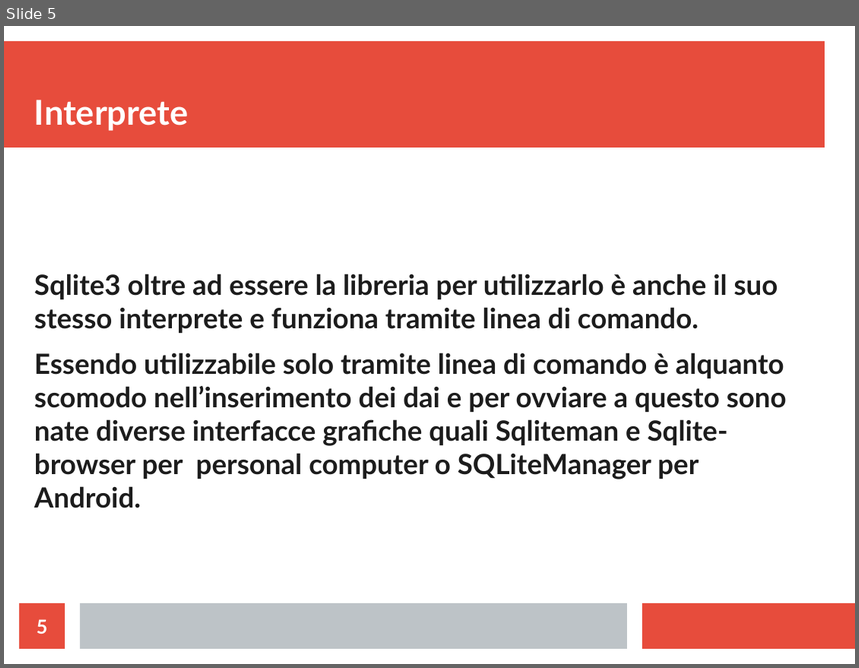
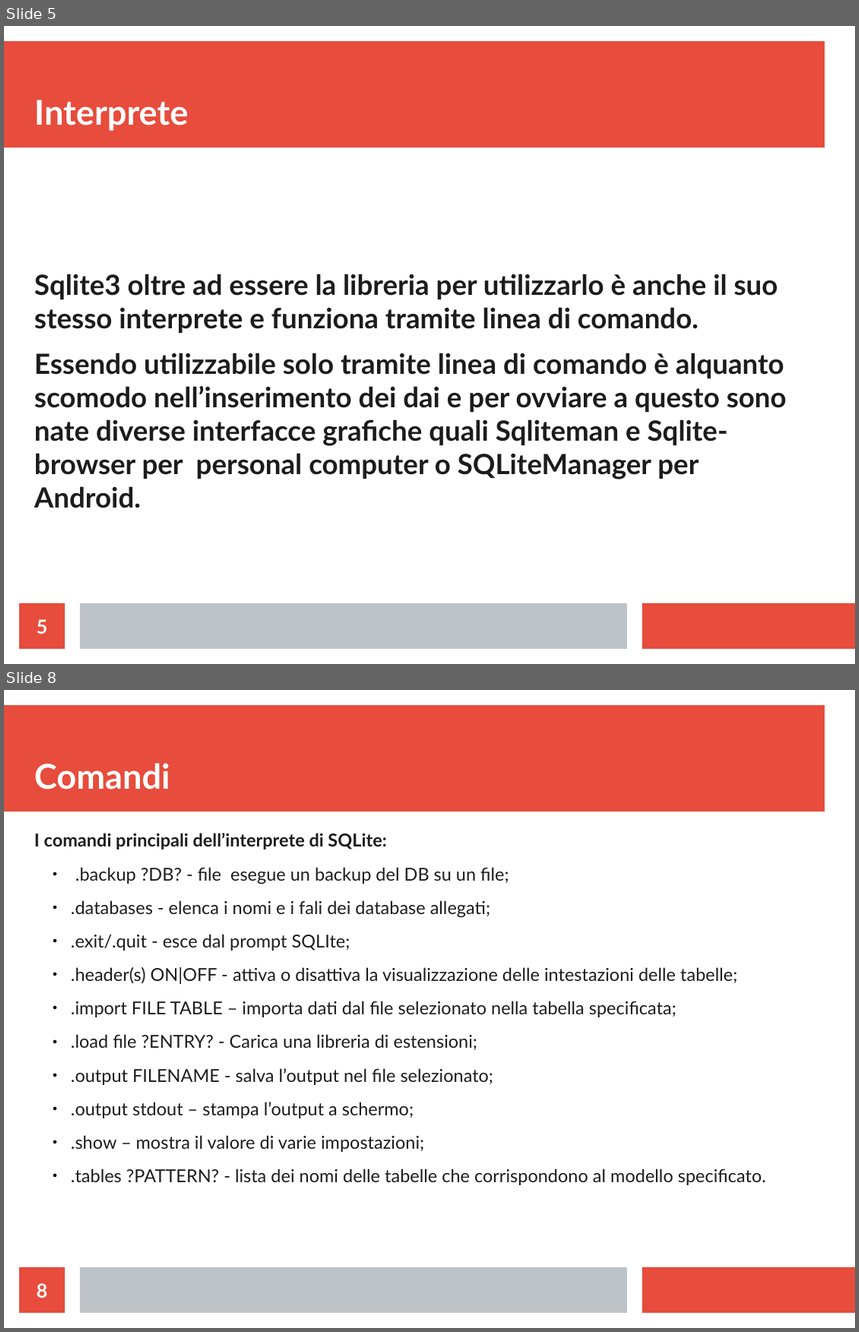
Before and after one commit to MicheleLadisa/cose, a slide deck: lavoriVari/SqlitePresentazione.odp. Shown one above the other, each under a label of ours: slide 5 before the commit, slides 5 and 8 after it; the slides between them are not shown. The pictures are 859x668 and 859x1332 pixels, drawn with LibreOffice and Linux fonts; fonts in the diff are those of the drawing. Boxes give left, top, right and bottom in pixels: in the first picture for what was removed or moved away, otherwise in the second. Text is boxed around its words. In the diff, an @@ line names an element or a change of style, - is before the commit and + after.

Commit message:
sqlite presentazione

```diff
--- a/lavoriVari/SqlitePresentazione.odp
+++ b/lavoriVari/SqlitePresentazione.odp
@@ slide 8 added at bbox=[4, 690, 855, 1328], background #FFFFFF; not listed: 3 template elements that a slide beside it also shows @@
@@ title added at bbox=[34, 763, 170, 790], 32 pt, text #FFFFFF, bold @@
+Comandi
@@ text added at bbox=[34, 833, 766, 1186], 16.6 pt, text #1C1C1C @@
+I comandi principali dell’interprete di SQLite:
+  ● .backup ?DB? - file esegue un backup del DB su un file;
+  ● .databases - elenca i nomi e i fali dei database allegati;
+  ● .exit/.quit - esce dal prompt SQLIte;
+  ● .header(s) ON|OFF - attiva o disattiva la visualizzazione delle intestazioni delle tabelle;
+  ● .import FILE TABLE – importa dati dal file selezionato nella tabella specificata;
+  ● .load file ?ENTRY? - Carica una libreria di estensioni;
+  ● .output FILENAME - salva l’output nel file selezionato;
+  ● .output stdout – stampa l’output a schermo;
+  ● .show – mostra il valore di varie impostazioni;
+  ● .tables ?PATTERN? - lista dei nomi delle tabelle che corrispondono al modello specificato.
@@ page number added at bbox=[19, 1268, 65, 1313], fill #E74C3C, 18 pt, text #FFFFFF, bold @@
+8
```
Also in this commit, not shown: 6 other slides added, 1 slide removed, 1 other file.
